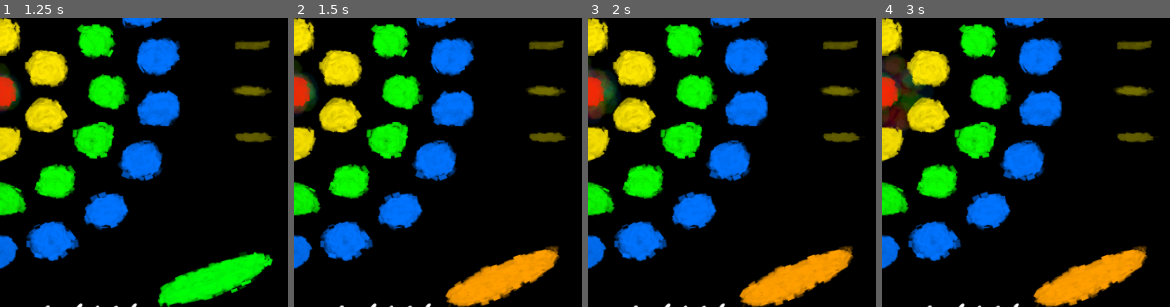
Above: before the commit, frames 1-4 (left to right).
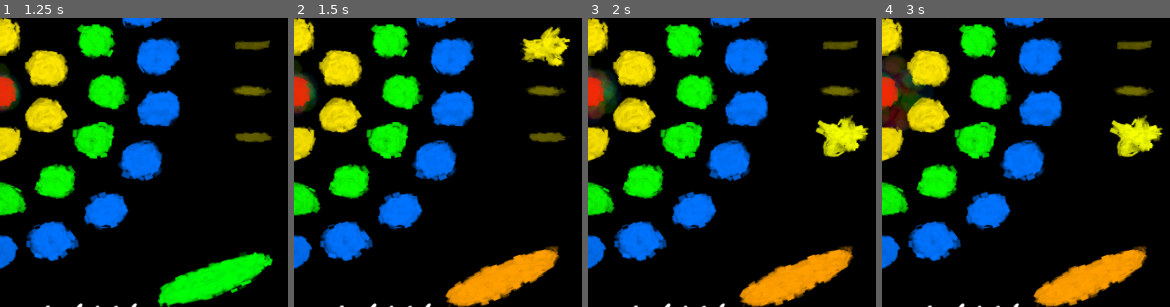
Above: after the commit, the same moments.

Repository: Sarvarian/Nimatron2021
Game: Godot game, scene res://main.tscn
Two runs of this game, one before a commit and one after it. Both use one fixed random seed, a clock stepped at 60 frames per second and the inputs below.
Inputs (mouse positions are % of the whole screen's width and height, from its top left):
- Up to frame 1 (1.25 s): tap Enter at 0.5 s; move the mouse to (73, 44) at 0.52 s; click (73, 44) at 0.67 s
- Up to frame 2 (1.5 s): click (88, 83) at 1.25 s
- Up to frame 3 (2 s): no input
- Up to frame 4 (3 s): move the mouse to (29, 55) at 2.02 s; click (29, 55) at 2.17 s; move the mouse to (60, 27) at 2.77 s; click (60, 27) at 2.92 s
The pictures show only the part of the screen within x 50-100%, y 37-87%; the shares and areas given below are measured in that part.

Frame 1 is identical in both runs. In frame 2, 1.5% of the frame differs, in the area x 78-96%, y 2-17%; in frame 3, 1.7%, in the area x 78-98%, y 33-49%; in frame 4, 1.7%.

Commit message:
Reach to previous state.

Diff:
--- a/main.gd
+++ b/main.gd
@@ -10,6 +10,7 @@
 
 func _ready() -> void:
 	rng.randomize()
+#	$Stars/AnimationPlayer.play("Initiate")
 
 
 func _on_CircleInput_gui_input(event : InputEvent) -> void:
@@ -21,6 +22,7 @@
 	this_turn_lights.clear()
 	$CircleInput.visible = false
 	$Submit.go_red()
+	ai_turn()
 
 
 func player_circle_input(mouse_pos: Vector2) -> void:
@@ -44,9 +46,35 @@
 	return -1
 
 
+func ai_turn() -> void:
+	# Initial data.
+	var heaps : PoolByteArray = get_heaps()
+	var my_move : PoolByteArray = Nim.play(heaps, rng)
+	var moves_left : int = Nim.moves_left(heaps)
+	var time : float = rng.randf_range(moves_left-1, moves_left)
+	# Thinking animation.
+	var anim_player : AnimationPlayer = $Stars/AnimationPlayer
+	anim_player.get_animation("Thinking").loop = true
+	anim_player.play("Thinking")
+	yield(get_tree().create_timer(time, false), "timeout")
+	anim_player.get_animation("Thinking").loop = false
+	var err : int = 0
+	err = anim_player.connect("animation_finished", self,"ai_move", [my_move], CONNECT_DEFERRED | CONNECT_ONESHOT)
+	if err:
+		printerr("ERROR! ", err)
+
+
+func ai_move(_anim_name : String, move: PoolByteArray) -> void:
+	for _i in range(move[1]):
+		yield(get_tree().create_timer(.7, false), "timeout")
+		extinguish(move[0])
+	this_turn_lights.clear()
+	$CircleInput.visible = true
+
+
 func extinguish(line_idx : int) -> void:
 	if previous_line != line_idx:
-		light_on_line(previous_line)
+		this_turn_lights_back_on()
 		previous_line = line_idx
 		this_turn_lights.clear()
 
@@ -57,10 +85,22 @@
 			this_turn_lights.append(l)
 			return
 
-	light_on_line(line_idx)
+	this_turn_lights_back_on()
 	this_turn_lights.clear()
 
 
-func light_on_line(line_idx : int) -> void:
-	for light_bulb in $Game.get_child(line_idx).get_children():
+func this_turn_lights_back_on() -> void:
+	for light_bulb in this_turn_lights:
 		(light_bulb as Sprite).modulate.a = 1
+
+
+func get_heaps() -> PoolByteArray:
+	var heaps : PoolByteArray = [0, 0, 0, 0]
+
+	for line_idx in range(4):
+		var line_node : Node = $Game.get_child(line_idx) as Node
+		for light_bulb in line_node.get_children():
+			if (light_bulb as Sprite).modulate.a == 1:
+				heaps[line_idx] += 1
+
+	return heaps
--- a/main.tscn
+++ b/main.tscn
@@ -51,10 +51,11 @@
 [ext_resource path="res://z1939_nimatron/assets/art/stars/star_on_0.tres" type="Texture" id=49]
 [ext_resource path="res://z1939_nimatron/assets/art/stars/star_off_1.tres" type="Texture" id=50]
 [ext_resource path="res://z1939_nimatron/assets/art/stars/star_on_1.tres" type="Texture" id=51]
-[ext_resource path="res://z1939_nimatron/scripts/stars.gd" type="Script" id=52]
-
-[sub_resource type="Animation" id=11]
-length = 1.8
+[ext_resource path="res://z1939_nimatron/assets/Oglsdl-Dr8v2.wav" type="AudioStream" id=52]
+
+[sub_resource type="Animation" id=1]
+resource_name = "Initiate"
+length = 2.0
 tracks/0/type = "value"
 tracks/0/path = NodePath("Star0:animation")
 tracks/0/interp = 1
@@ -62,10 +63,10 @@
 tracks/0/imported = false
 tracks/0/enabled = true
 tracks/0/keys = {
-"times": PoolRealArray( 0, 1.5 ),
+"times": PoolRealArray( 0.5, 1 ),
 "transitions": PoolRealArray( 1, 1 ),
 "update": 1,
-"values": [ "Off", "On" ]
+"values": [ "On", "Off" ]
 }
 tracks/1/type = "value"
 tracks/1/path = NodePath("Star1:animation")
@@ -74,10 +75,10 @@
 tracks/1/imported = false
 tracks/1/enabled = true
 tracks/1/keys = {
-"times": PoolRealArray( 0, 1 ),
+"times": PoolRealArray( 0.5, 1.5 ),
 "transitions": PoolRealArray( 1, 1 ),
 "update": 1,
-"values": [ "Off", "On" ]
+"values": [ "On", "Off" ]
 }
 tracks/2/type = "value"
 tracks/2/path = NodePath("Star2:animation")
@@ -86,13 +87,13 @@
 tracks/2/imported = false
 tracks/2/enabled = true
 tracks/2/keys = {
-"times": PoolRealArray( 0, 0.5 ),
+"times": PoolRealArray( 0.5, 2 ),
 "transitions": PoolRealArray( 1, 1 ),
 "update": 1,
-"values": [ "Off", "On" ]
-}
-
-[sub_resource type="Animation" id=12]
+"values": [ "On", "Off" ]
+}
+
+[sub_resource type="Animation" id=2]
 length = 0.9
 loop = true
 tracks/0/type = "value"
@@ -132,60 +133,58 @@
 "values": [ "On", "Off" ]
 }
 
-[sub_resource type="SpriteFrames" id=13]
+[sub_resource type="SpriteFrames" id=3]
 animations = [ {
+"frames": [ ExtResource( 48 ) ],
+"loop": false,
+"name": "Off",
+"speed": 0.0
+}, {
 "frames": [ ExtResource( 49 ) ],
 "loop": false,
 "name": "On",
 "speed": 0.0
-}, {
-"frames": [ ExtResource( 48 ) ],
+} ]
+
+[sub_resource type="SpriteFrames" id=4]
+animations = [ {
+"frames": [ ExtResource( 50 ) ],
 "loop": false,
 "name": "Off",
 "speed": 0.0
-} ]
-
-[sub_resource type="SpriteFrames" id=14]
-animations = [ {
+}, {
 "frames": [ ExtResource( 51 ) ],
 "loop": false,
 "name": "On",
 "speed": 0.0
-}, {
-"frames": [ ExtResource( 50 ) ],
+} ]
+
+[sub_resource type="SpriteFrames" id=5]
+animations = [ {
+"frames": [ ExtResource( 47 ) ],
 "loop": false,
 "name": "Off",
 "speed": 0.0
-} ]
-
-[sub_resource type="SpriteFrames" id=15]
-animations = [ {
+}, {
 "frames": [ ExtResource( 46 ) ],
 "loop": false,
 "name": "On",
 "speed": 0.0
+} ]
+
+[sub_resource type="SpriteFrames" id=6]
+animations = [ {
+"frames": [ ExtResource( 44 ) ],
+"loop": false,
+"name": "Green",
+"speed": 0.0
 }, {
-"frames": [ ExtResource( 47 ) ],
-"loop": false,
-"name": "Off",
-"speed": 0.0
-} ]
-
-[sub_resource type="SpriteFrames" id=5]
-animations = [ {
 "frames": [ ExtResource( 43 ) ],
 "loop": false,
 "name": "Red",
 "speed": 0.0
-}, {
-"frames": [ ExtResource( 44 ) ],
-"loop": false,
-"name": "Green",
-"speed": 0.0
 } ]
 
-[sub_resource type="StyleBoxEmpty" id=6]
-
 [sub_resource type="StyleBoxEmpty" id=7]
 
 [sub_resource type="StyleBoxEmpty" id=8]
@@ -193,6 +192,8 @@
 [sub_resource type="StyleBoxEmpty" id=9]
 
 [sub_resource type="StyleBoxEmpty" id=10]
+
+[sub_resource type="StyleBoxEmpty" id=11]
 
 [node name="Main" type="Node"]
 script = ExtResource( 1 )
@@ -1177,29 +1178,28 @@
 [node name="Stars" type="Node2D" parent="."]
 position = Vector2( 555, 300 )
 scale = Vector2( 0.14, 0.14 )
-script = ExtResource( 52 )
 __meta__ = {
 "_edit_group_": true,
 "_edit_lock_": true
 }
 
 [node name="AnimationPlayer" type="AnimationPlayer" parent="Stars"]
-anims/Reset = SubResource( 11 )
-anims/Thinking = SubResource( 12 )
+anims/Initiate = SubResource( 1 )
+anims/Thinking = SubResource( 2 )
 
 [node name="Star0" type="AnimatedSprite" parent="Stars"]
 position = Vector2( -13.5, -324 )
-frames = SubResource( 13 )
+frames = SubResource( 3 )
 animation = "Off"
 
 [node name="Star1" type="AnimatedSprite" parent="Stars"]
 position = Vector2( -13.5, 0 )
-frames = SubResource( 14 )
+frames = SubResource( 4 )
 animation = "Off"
 
 [node name="Star2" type="AnimatedSprite" parent="Stars"]
 position = Vector2( 0, 324 )
-frames = SubResource( 15 )
+frames = SubResource( 5 )
 animation = "Off"
 
 [node name="CircleInput" type="Control" parent="."]
@@ -1245,7 +1245,7 @@
 position = Vector2( 517.5, 491.25 )
 rotation = -0.349066
 scale = Vector2( 0.14, 0.14 )
-frames = SubResource( 5 )
+frames = SubResource( 6 )
 animation = "Red"
 script = ExtResource( 45 )
 __meta__ = {
@@ -1276,7 +1276,11 @@
 "_edit_lock_": true
 }
 
-[connection signal="animation_finished" from="Stars/AnimationPlayer" to="Stars" method="animation_finished"]
+[node name="AudioStreamPlayer" type="AudioStreamPlayer" parent="."]
+stream = ExtResource( 52 )
+autoplay = true
+mix_target = 1
+
 [connection signal="gui_input" from="CircleInput" to="." method="_on_CircleInput_gui_input" flags=3]
 [connection signal="button_down" from="Submit/SubmitButton" to="Submit" method="down" flags=3]
 [connection signal="button_up" from="Submit/SubmitButton" to="Submit" method="up"]
--- a/nim.gd
+++ b/nim.gd
@@ -4,10 +4,11 @@
 
 static func play(
 	heaps : PoolByteArray,
+	rng : RandomNumberGenerator,
 	misere : bool = false
 	) -> PoolByteArray:
 
-	if not heaps:
+	if not heaps or is_heaps_empty(heaps):
 		return PoolByteArray([0, 0])
 
 	var is_endgame : bool = false
@@ -31,8 +32,13 @@
 
 	var nim_sum : int = nim_sum(heaps)
 
-	#if nim_sum == 0:
-	#	return "You will lose :("
+	if nim_sum == 0:
+		var res : int
+		while true:
+			res = rng.randi_range(0, heaps.size() - 1)
+			if heaps[res] > 0:
+				return PoolByteArray([res, 1])
+#		return "You will lose :("
 
 	for i in heaps.size():
 		var target_size : int = heaps[i] ^ nim_sum
@@ -44,9 +50,6 @@
 		if heaps[i] > 0:
 			return PoolByteArray([i, 1])
 
-#	var random_move : PoolByteArray = produse_random_move(heaps)
-#	if random_move[1] != 1:
-#		return random_move
 
 	return PoolByteArray([0, 0])
 
@@ -102,8 +105,16 @@
 	return sum
 
 
+static func is_heaps_empty(heaps : PoolByteArray) -> bool:
+	for h in heaps:
+		if h > 0:
+			return false
+	return true
+
+
 #static func produse_random_move(
-#	heaps : PoolByteArray
+#	heaps : PoolByteArray,
+#	rng : RandomNumberGenerator
 #	) -> PoolByteArray:
 #
 #	var move : PoolByteArray = [0, 0]
@@ -112,6 +123,6 @@
 #	for h in heaps:
 #		count += h
 #
-#	var rand_num : int = RNG.rng.randi_range(0, count)
+#	var rand_num : int = rng.randi_range(0, count)
 #
 #	return move
--- a/project.godot
+++ b/project.godot
@@ -14,7 +14,7 @@
 "language": "GDScript",
 "path": "res://main.gd"
 }, {
-"base": "Reference",
+"base": "Object",
 "class": "Nim",
 "language": "GDScript",
 "path": "res://nim.gd"
@@ -28,6 +28,7 @@
 
 config/name="Nimatron 2021"
 run/main_scene="res://main.tscn"
+boot_splash/bg_color=Color( 0, 0, 0, 1 )
 
 [autoload]
 
Not shown: 1 places in main.tscn that only renumber resources
